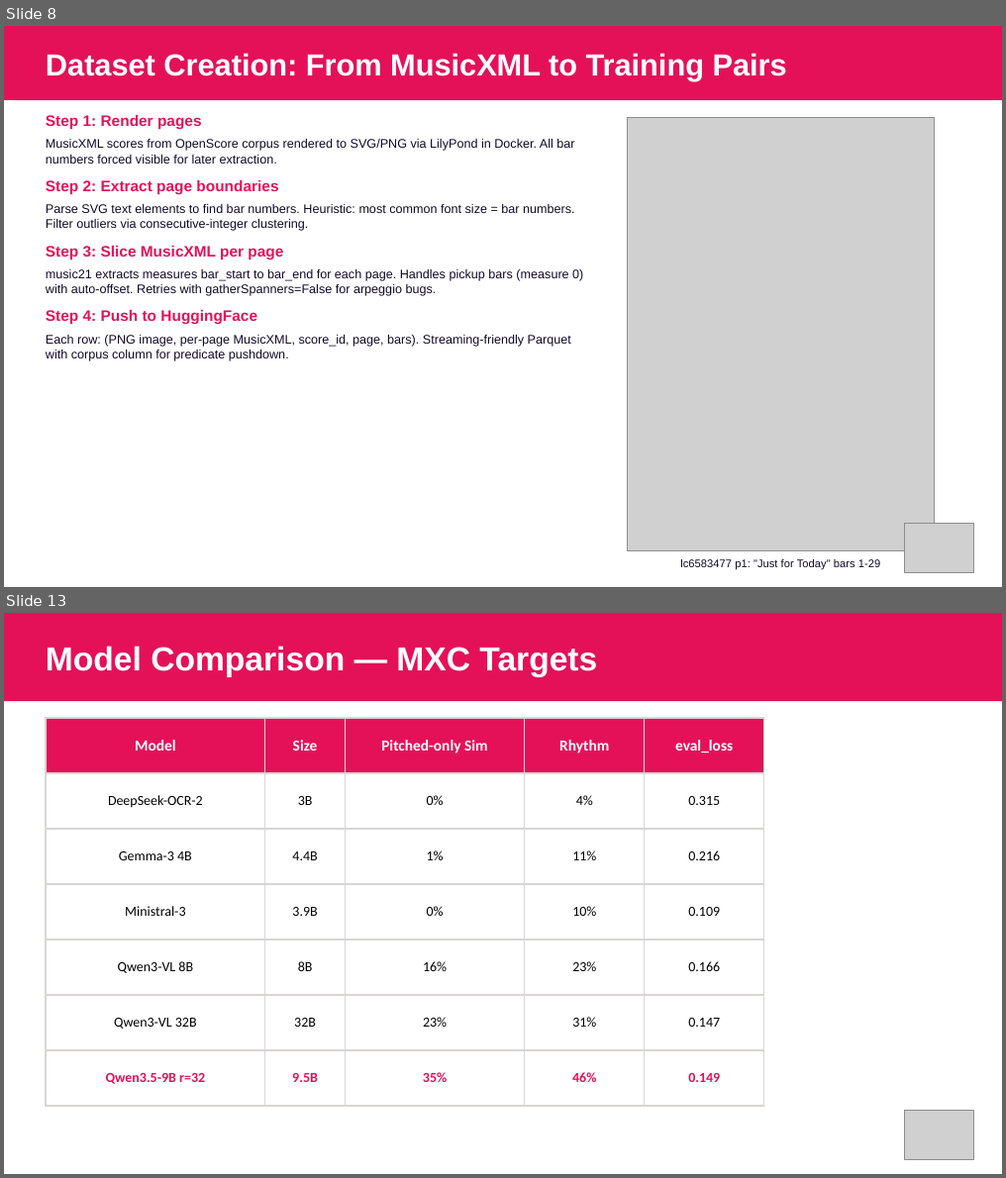
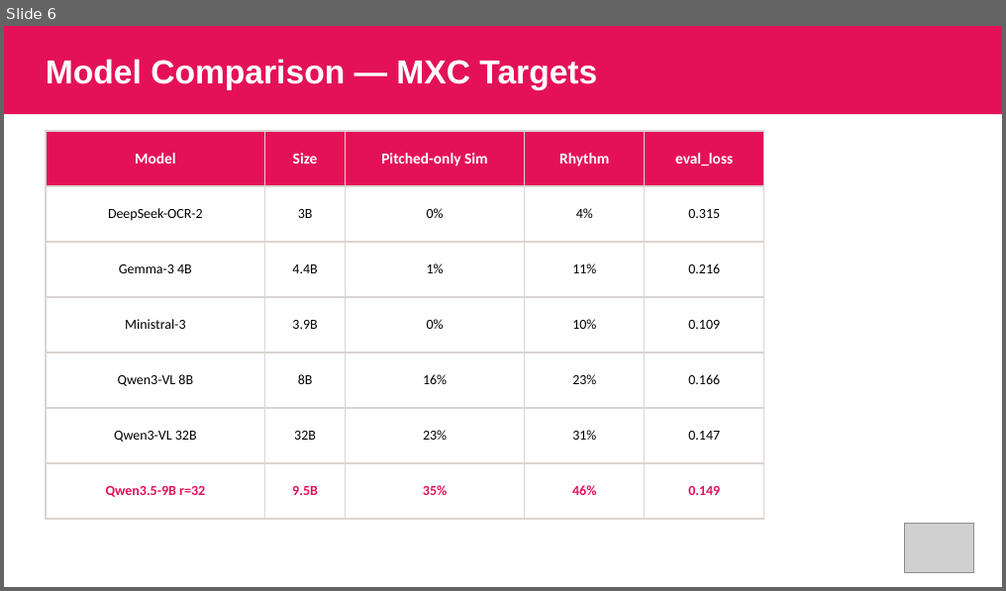
Before and after one commit to kungfuai/CVlization, a slide deck: examples/perception/optical_music_recognition/slides-omr-mxc/omr-mxc-results.pptx. Shown one above the other, each under a label of ours: slides 8 and 13 before the commit, slide 6 after it; the slides between them are not shown. The pictures are 1006x1178 and 1006x591 pixels, drawn with LibreOffice and Linux fonts; fonts in the diff are those of the drawing; grey boxes stand for pictures. Boxes give left, top, right and bottom in pixels: in the first picture for what was removed or moved away, otherwise in the second. Text is boxed around its words. In the diff, an @@ line names an element or a change of style, - is before the commit and + after.

Commit message:
Add 8K context, ablation study, training stability fixes for OMR
- train.py: per-run output dirs, bf16/8-bit quantization options,
  unsloth_train opt-in for grad-accum bug fix, strict_mxc fail-fast,
  warning logging for xml_to_mxc failures, MxcFailureTracker class
- generate.py: Level 6b/7a/7b/7c ablation variants
- 8K context configs for Level 6, 6b, 7, 7a-c (and a stable LR=5e-5
  variant for 6b that recovers from training instability)
- eval_run.py + eval.sh: standalone batch eval pipeline
- Reports split into date-prefixed docs:
  2026-04-01 context length & EOS, 2026-04-08 ablation & instability,
  2026-04-12 current findings
- Slides: omr-mxc-results 12-slide deck

```diff
--- a/examples/perception/optical_music_recognition/slides-omr-mxc/omr-mxc-results.pptx
+++ b/examples/perception/optical_music_recognition/slides-omr-mxc/omr-mxc-results.pptx
@@ slide 8 removed at box(4, 26, 1002, 587), background #FFFFFF @@
@@ rectangle removed at box(4, 26, 1002, 100) @@
@@ text removed at box(46, 53, 787, 80) @@
-Dataset Creation: From MusicXML to Training Pairs
@@ text removed at box(46, 115, 202, 130) @@
-Step 1: Render pages
@@ text removed at box(46, 139, 574, 164) @@
-MusicXML scores from OpenScore corpus rendered to SVG/PNG via LilyPond in Docker. All bar numbers forced visible for later extraction.
@@ picture removed at box(628, 118, 935, 551) @@
@@ text removed at box(46, 180, 278, 194) @@
-Step 2: Extract page boundaries
@@ text removed at box(46, 204, 575, 231) @@
-Parse SVG text elements to find bar numbers. Heuristic: most common font size = bar numbers. Filter outliers via consecutive-integer clustering.
@@ text removed at box(46, 246, 283, 260) @@
-Step 3: Slice MusicXML per page
@@ text removed at box(46, 270, 583, 296) @@
-music21 extracts measures bar_start to bar_end for each page. Handles pickup bars (measure 0) with auto-offset. Retries with gatherSpanners=False for arpeggio bugs.
@@ text removed at box(46, 310, 257, 325) @@
-Step 4: Push to HuggingFace
@@ text removed at box(46, 335, 571, 362) @@
-Each row: (PNG image, per-page MusicXML, score_id, page, bars). Streaming-friendly Parquet with corpus column for predicate pushdown.
@@ picture removed at box(905, 524, 974, 573) @@
@@ text removed at box(680, 560, 880, 570) @@
-lc6583477 p1: "Just for Today" bars 1-29
@@ what was slide 13 is now slide 6 @@
```
Also in this commit, not shown: 9 slides changed, 6 other slides removed, 31 other files.
